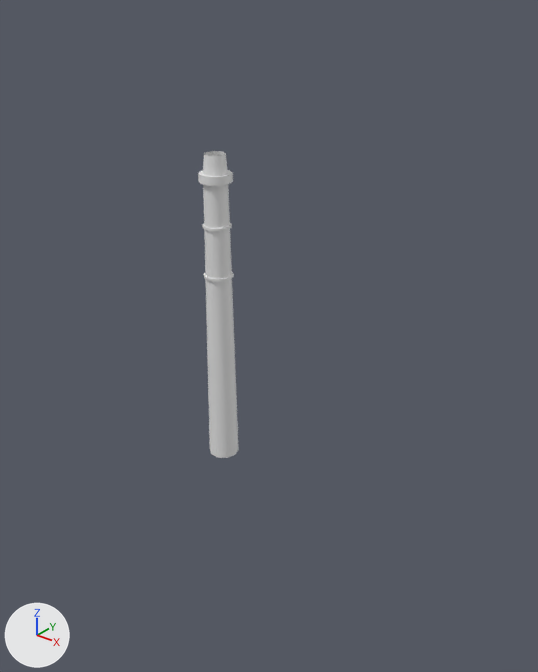
What one commit did to the FBX model Assets/Game/Mesh&Material/Models & Materials/LevelDesignModels/Hub/Chimney/Chimney.FBX.
The view is the same before and after, from a camera (50 mm lens) standing at (56.8, -19.9, 28.1) and looking at (35.6, 6.6, 11.7). Lighting does not change. The marker at lower left points along +X, +Y and +Z. Where no turn or scale is listed for an object, it has been applied to the vertices.

The scene before the commit, as lines of its bpy script (objects in view):
```python
me_mesh = bpy.data.meshes.new('Mesh')
me_mesh.from_pydata(...)  # 140 vertices, 130 faces; spans x 27.9..29.8, y 9.3..11.2, z 0.0..19.3
ob_cheminee_mairie_001_uv = bpy.data.objects.new('cheminee mairie 001 uv', me_mesh)
ob_cheminee_mairie_001_uv.location = (0.0, 0.0, 0.0)
```
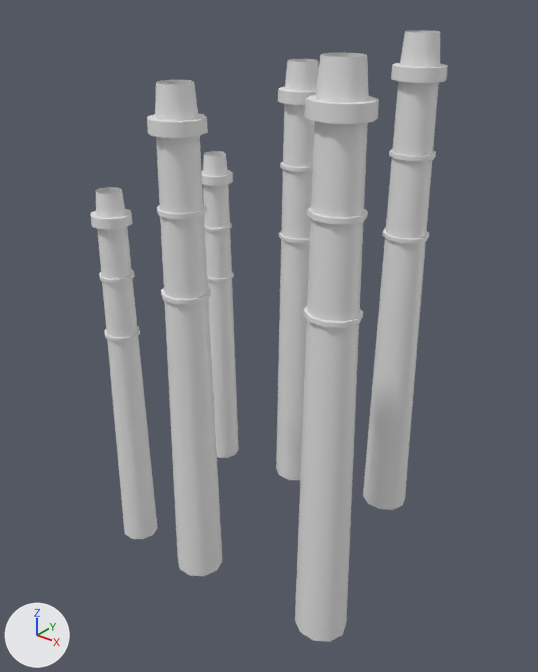
Changed parts and their boxes [x1, y1, x2, y2] in the pictures (538 x 672 px):
'cheminee mairie 006', added
    after: [295, 53, 379, 642]
'cheminee mairie 004', added
    after: [147, 80, 222, 576]
'cheminee mairie 005', added
    after: [363, 30, 448, 510]
'cheminee mairie 003', added
    after: [276, 59, 319, 480]
'cheminee mairie 002', added
    after: [90, 187, 158, 539]

What the commit changed:
Mesh me_mesh_004 is new.
It has 140 vertices, 130 faces and spans x 38.3..40.9, y 11.4..13.7, z 0.0..25.8.
Mesh me_mesh_005 is new.
It has 140 vertices, 130 faces and spans x 40.7..43.3, y 1.5..3.8, z 0.0..26.1.
Mesh me_mesh_001 is new.
It has 140 vertices, 130 faces and spans x 33.5..36.0, y 0.6..2.9, z 0.0..24.3.
Mesh me_mesh_003 is new.
It has 140 vertices, 130 faces and spans x 29.4..31.3, y 0.6..2.5, z 0.0..19.3.
Mesh me_mesh_002 is new.
It has 140 vertices, 130 faces and spans x 32.6..35.0, y 10.3..12.6, z 0.0..24.3.
Object 'cheminee mairie 005' (ob_cheminee_mairie_005) is new; it shows me_mesh_004.
Its location is (0.0, 0.0, 0.0).
Object 'cheminee mairie 006' (ob_cheminee_mairie_006) is new; it shows me_mesh_005.
Its location is (0.0, 0.0, -0.43).
Object 'cheminee mairie 004' (ob_cheminee_mairie_004) is new; it shows me_mesh_001.
Its location is (0.0, 0.0, 0.0).
Object 'cheminee mairie 002' (ob_cheminee_mairie_002) is new; it shows me_mesh_003.
Its location is (0.0, 0.0, 0.0).
Object 'cheminee mairie 003' (ob_cheminee_mairie_003) is new; it shows me_mesh_002.
Its location is (0.0, 0.0, 0.0).
